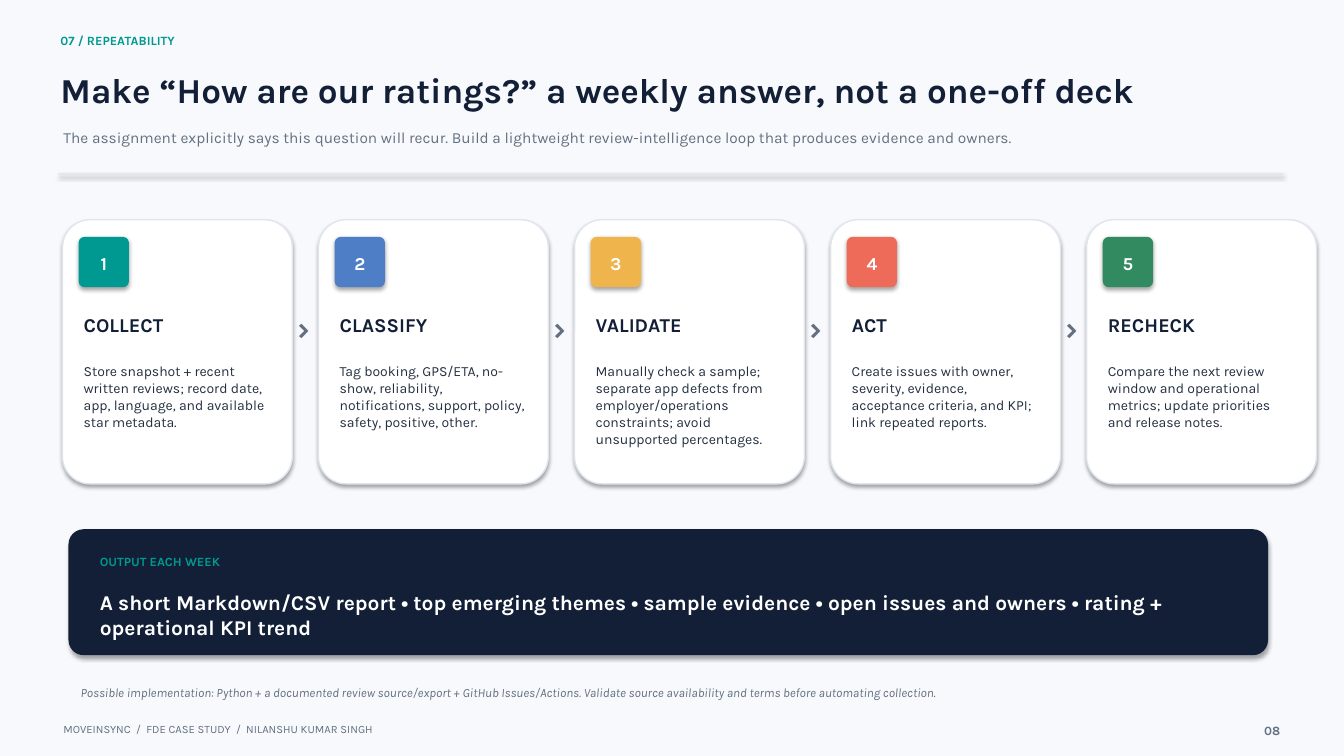
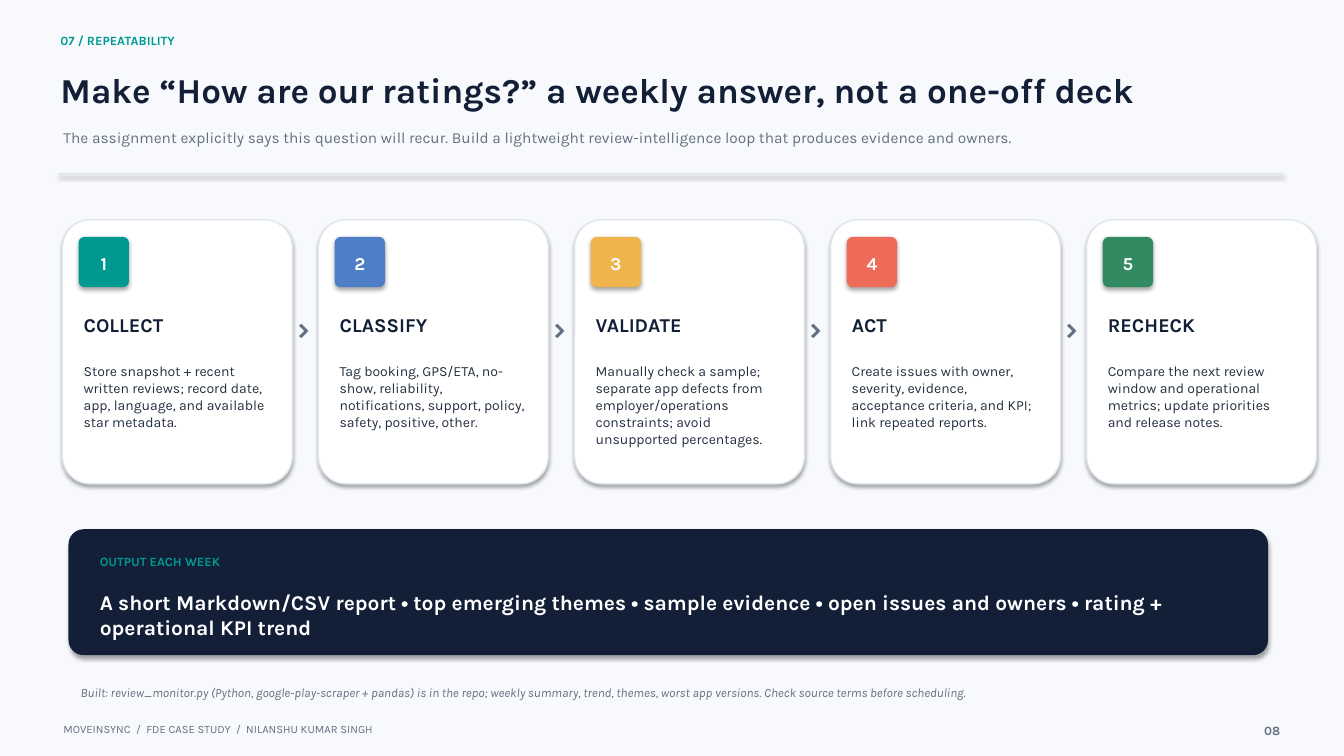
Before and after one commit to nilanshukumarsingh/moveinsync-fde, a slide deck: slide 8 of MoveInSync_FDE_Case_Study.pptx. Drawn at 1344x756 pixels with LibreOffice and Linux fonts; fonts in the diff are those of the drawing. Boxes give left, top, right and bottom in pixels: in the first picture for what was removed or moved away, otherwise in the second. Text is boxed around its words. In the diff, an @@ line names an element or a change of style, - is before the commit and + after.

```diff
--- a/MoveInSync_FDE_Case_Study.pptx
+++ b/MoveInSync_FDE_Case_Study.pptx
@@ text at box(81, 688, 966, 700): text changed @@
-Possible implementation: Python + a documented review source/export + GitHub Issues/Actions. Validate source availability and terms before automating collection.
+Built: review_monitor.py (Python, google-play-scraper + pandas) is in the repo; weekly summary, trend, themes, worst app versions. Check source terms before scheduling.
```
Also in this commit, not shown: 6 other slides changed, 3 other files.
